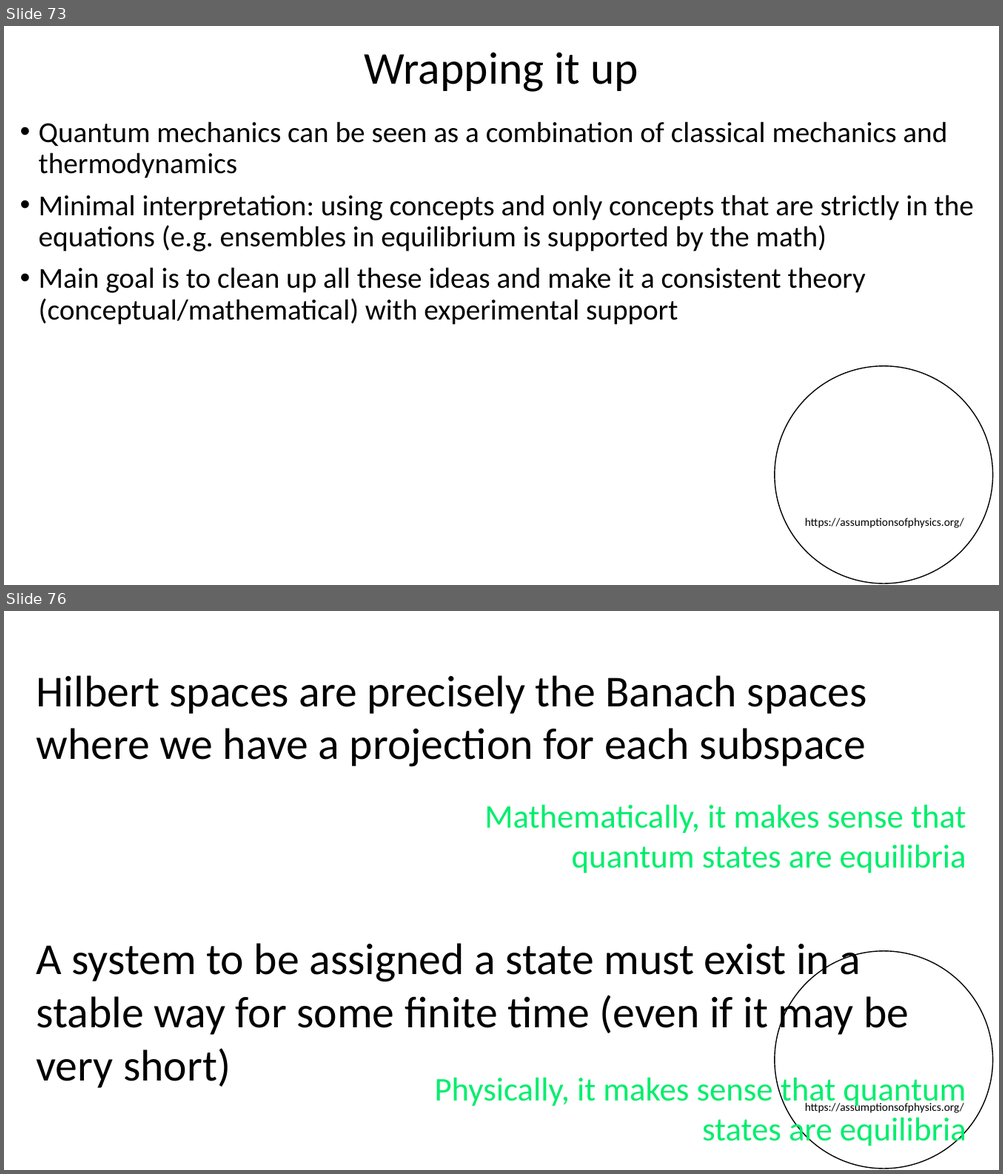
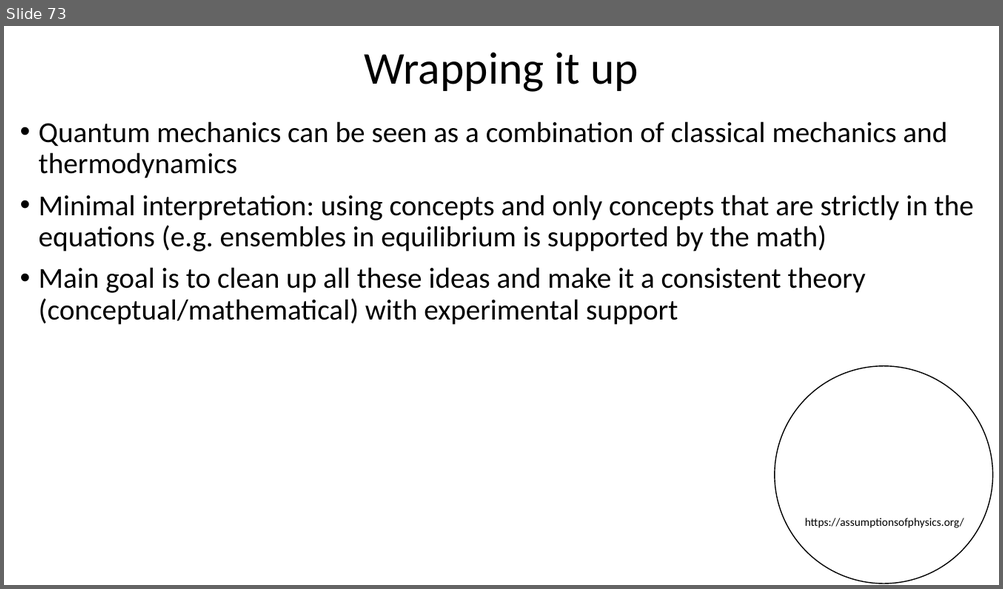
Before and after one commit to assumptionsofphysics/assumptionsofphysics.github.io, a slide deck: presentations/2024SummerSchool/3-QuantumMechanics.pptx. Shown one above the other, each under a label of ours: slides 73 and 76 before the commit, slide 73 after it; the slides between them are not shown. The pictures are 1003x1174 and 1003x589 pixels, drawn with LibreOffice and Linux fonts; fonts in the diff are those of the drawing; background and template pictures are left out. Boxes give left, top, right and bottom in pixels: in the first picture for what was removed or moved away, otherwise in the second. Text is boxed around its words. In the diff, an @@ line names an element or a change of style, - is before the commit and + after.

```diff
--- a/presentations/2024SummerSchool/3-QuantumMechanics.pptx
+++ b/presentations/2024SummerSchool/3-QuantumMechanics.pptx
@@ slide 76 removed at (4,611,999,1170), background #FFFFFF; not listed: 2 template elements that a slide beside it also shows @@
@@ text removed at (37,675,867,767) @@
-Hilbert spaces are precisely the Banach spaces where we have a projection for each subspace
@@ text removed at (484,805,966,874) @@
-Mathematically, it makes sense that quantum states are equilibria
@@ text removed at (37,943,909,1088) @@
-A system to be assigned a state must exist in a stable way for some finite time (even if it may be very short)
@@ text removed at (435,1078,966,1150) @@
-Physically, it makes sense that quantum states are equilibria
```
Also in this commit, not shown: 1 slide changed, 8 other slides removed, 1 other file.
